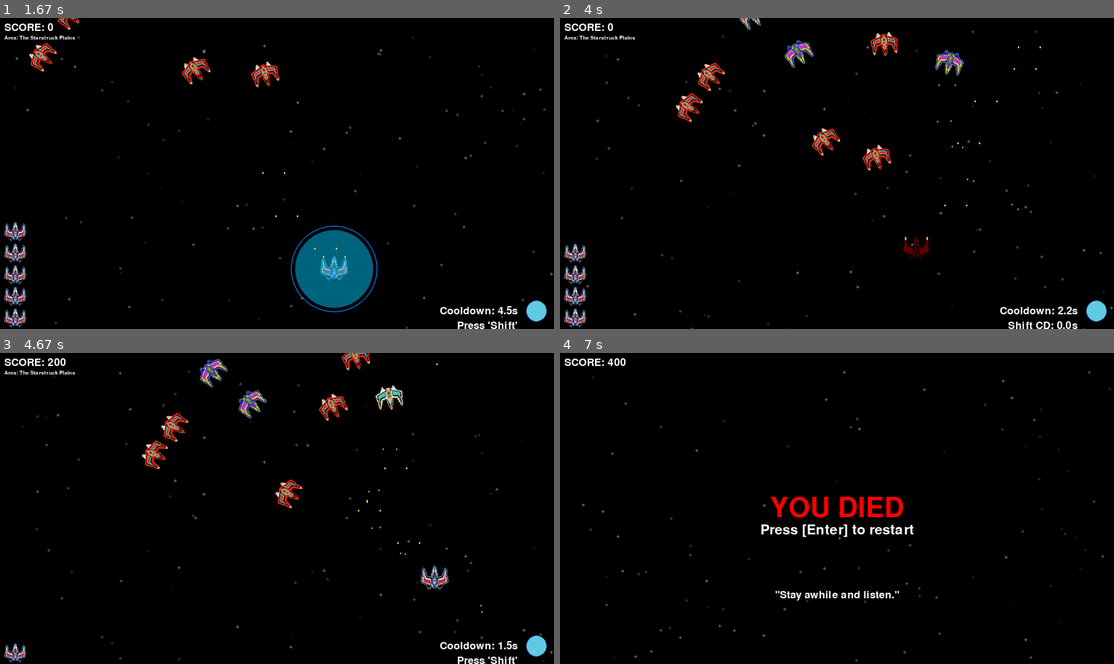
Above: before the commit, frames 1-4 (two rows, left to right).
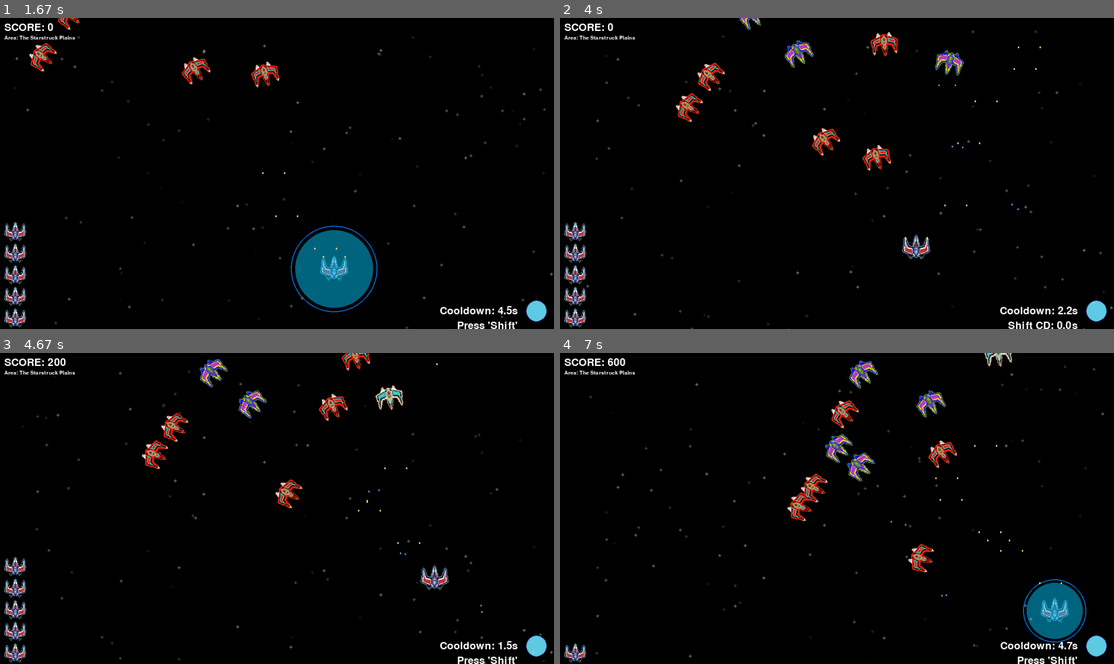
Above: after the commit, the same moments.

Repository: woelffer/gamedemo
Game: pygame game, started from pygamedemo.py
Same seed, same stepped clock (60 frames per second), same inputs: the game is played once before the commit and once after it.
Inputs:
- Up to frame 1 (1.67 s): tap Enter at 0.33 s; tap Space at 0.67, 1.07, 1.37, 1.57 s; hold D 1-1.47 s; tap E at 1.15 s; hold W from 1.5 s (still down)
- Up to frame 2 (4 s): release W at 1.8 s; hold D 1.83-2.3 s; tap Space at 1.9, 2.2, 2.4, 2.7, 2.97, 3.3, 3.6, 3.73 s; tap Shift at 1.98, 3.38 s; hold A 2.33-2.87 s; tap E at 2.48, 3.82 s; hold S 2.9-3.2 s; hold A 3.23-3.63 s; hold W from 3.67 s (still down)
- Up to frame 3 (4.67 s): release W at 4.03 s; hold D from 4.07 s (still down); tap Space at 4.13, 4.43 s
- Up to frame 4 (7 s): release D at 4.7 s; hold S 4.73-5.1 s; tap Space at 4.8, 5.2, 5.5, 5.7, 6, 6.2, 6.53, 6.83 s; tap Shift at 4.88, 6.28 s; hold A 5.13-5.6 s; tap E at 5.28, 6.62 s; hold D 5.63-6.1 s; hold W 6.13-6.43 s; hold D 6.47-6.93 s; hold A from 6.97 s (still down)

Frame 1 is identical in both runs. In frame 2, 0.4% of the frame differs, in the area x 0-75%, y 32-78%; in frame 3, 0.6%; in frame 4, 6.7%, in the area x 0-100%, y 0-100%.

Commit message:
Changed enemy_bullet_cd to allow for easier testing.

Diff:
--- a/pygamedemo.py
+++ b/pygamedemo.py
@@ -67,7 +67,7 @@
 
 #Can ADJUST THIS WHEN WE Introduce levels and powerups
 BULLET_COOLDOWN = 0.05
-ENEMY_BULLET_CD = 0.2
+ENEMY_BULLET_CD = 0.4
 
 # Track the time since the last bullet was fired
 time_since_last_shot = 0
